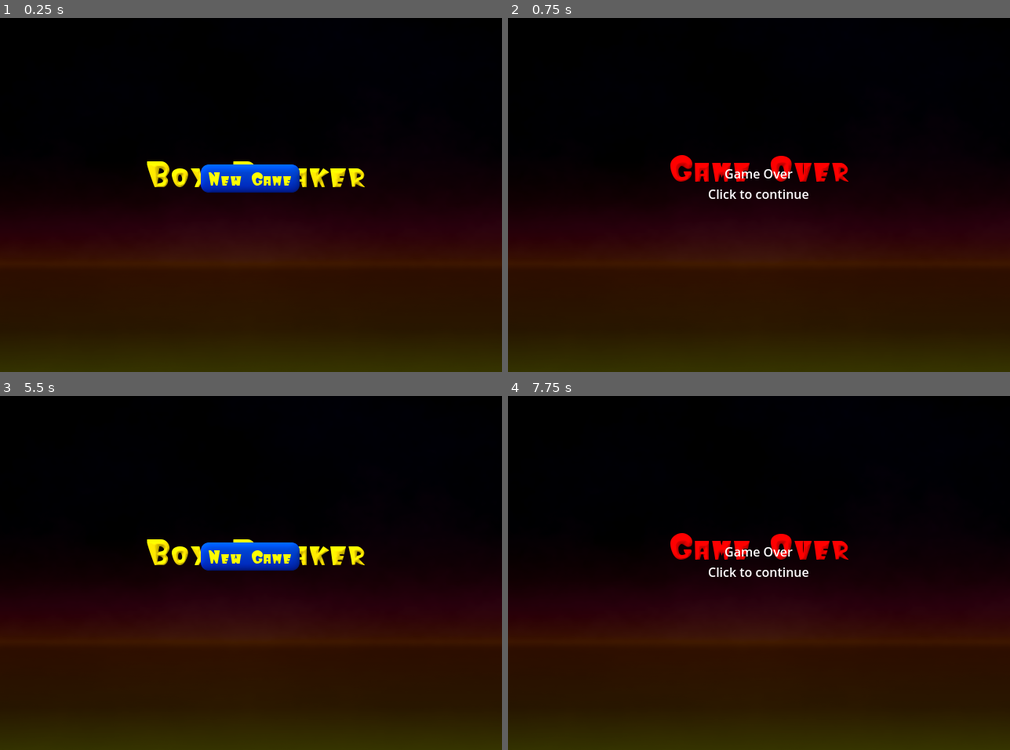
Above: before the commit, frames 1-4 (two rows, left to right).
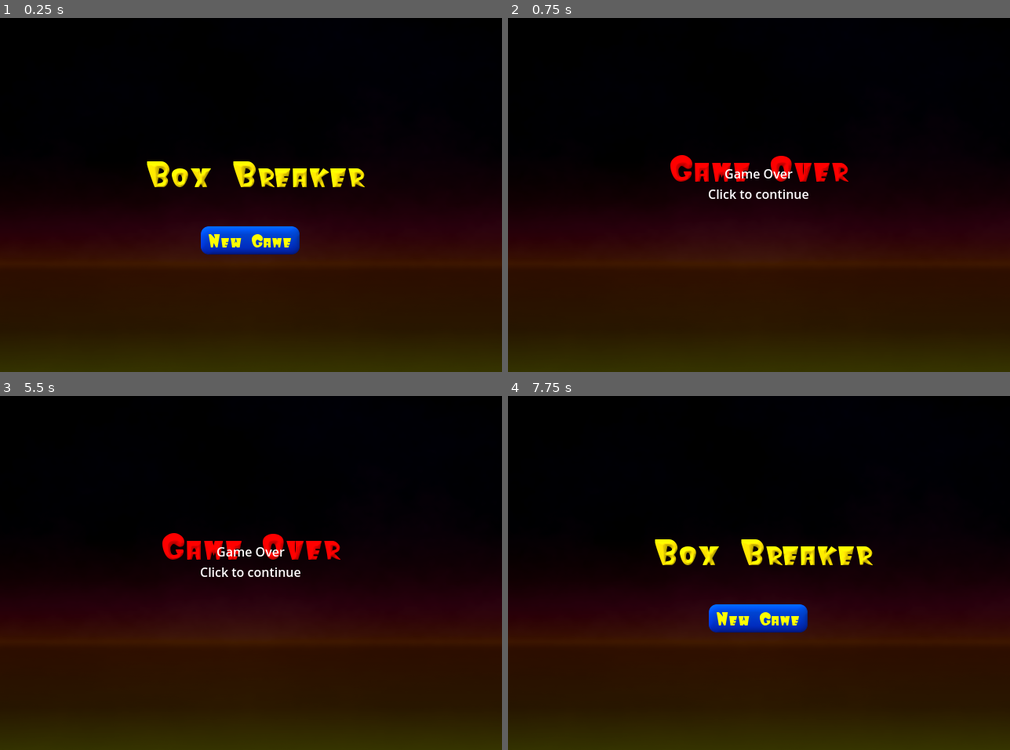
Above: after the commit, the same moments.

Repository: jdfight/BoxBreaker
Game: Godot game, scene res://scenes/main.tscn
Same seed, same stepped clock (60 frames per second), same inputs: the game is played once before the commit and once after it.
Inputs (mouse positions are in pixels of both pictures, inside the frame that each line leads up to; where the layout moved, square brackets give the same spot in the first picture):
- Up to frame 1 (0.25 s): no input
- Up to frame 2 (0.75 s): click (759, 244) [759, 184] at 0.5 s
- Up to frame 3 (5.5 s): tap Enter at 1.25, 2.75, 4.25 s; move the mouse to (361, 544) at 1.27 s; click (361, 544) at 1.42 s; click (251, 622) [251, 562] at 2 s; move the mouse to (150, 580) at 2.77 s; click (150, 580) at 2.92 s; click (251, 622) [251, 562] at 3.5 s; move the mouse to (301, 480) at 4.27 s; click (301, 480) at 4.42 s; tap Space at 5 s; move the mouse to (225, 636) at 5.02 s; click (225, 636) at 5.17 s
- Up to frame 4 (7.75 s): tap Enter at 5.75 s; move the mouse to (909, 619) at 5.77 s; click (909, 619) at 5.92 s; tap Space at 6.5 s; move the mouse to (608, 505) at 6.52 s; click (608, 505) at 6.67 s; move the mouse to (784, 562) at 7.27 s; click (784, 562) at 7.42 s

The runs differ from the first frame. In frame 1, 3.1% of the frame differs, in the area x 40-60%, y 41-67%; in frame 2, nothing differs; in frame 3, 3.2%; in frame 4, 4.2%, in the area x 29-73%, y 38-67%.

Commit message:
Godot tweaks

Diff:
--- a/godot_game/scenes/ball.tscn
+++ b/godot_game/scenes/ball.tscn
@@ -4,7 +4,7 @@
 [ext_resource type="Texture2D" uid="uid://cpbs6y4gvd8vx" path="res://assets/pixmaps/ball.png" id="2_fghij"]
 
 [sub_resource type="PhysicsMaterial" id="PhysicsMaterial_bouncy"]
-friction = 0.0
+friction = 0.25
 bounce = 1.0
 
 [sub_resource type="CircleShape2D" id="CircleShape2D_12345"]
--- a/godot_game/scenes/main.tscn
+++ b/godot_game/scenes/main.tscn
@@ -15,7 +15,7 @@
 size = Vector2(20, 500)
 
 [sub_resource type="RectangleShape2D" id="RectangleShape2D_floor"]
-size = Vector2(660, 20)
+size = Vector2(1280, 133)
 
 [node name="Main" type="Node2D"]
 script = ExtResource("1_f8fgr")
@@ -47,6 +47,27 @@
 collision_mask = 2
 
 [node name="CollisionShape" type="CollisionShape2D" parent="FloorSensor"]
+position = Vector2(-1, 56.5)
+shape = SubResource("RectangleShape2D_floor")
+
+[node name="FloorSensor2" type="Area2D" parent="."]
+position = Vector2(320, 490)
+collision_layer = 2
+collision_mask = 2
+
+[node name="CollisionShape" type="CollisionShape2D" parent="FloorSensor2"]
+position = Vector2(-451, -245)
+rotation = 1.5708
+shape = SubResource("RectangleShape2D_floor")
+
+[node name="FloorSensor3" type="Area2D" parent="."]
+position = Vector2(320, 490)
+collision_layer = 2
+collision_mask = 2
+
+[node name="CollisionShape" type="CollisionShape2D" parent="FloorSensor3"]
+position = Vector2(450, -224)
+rotation = 1.5708
 shape = SubResource("RectangleShape2D_floor")
 
 [node name="LevelCompleteTimer" type="Timer" parent="."]
@@ -80,9 +101,9 @@
 anchor_right = 0.5
 anchor_bottom = 0.5
 offset_left = -64.0
-offset_top = -25.0
+offset_top = 54.0
 offset_right = 64.0
-offset_bottom = 25.0
+offset_bottom = 104.0
 grow_horizontal = 2
 grow_vertical = 2
 texture_normal = ExtResource("3_g7wsc")
@@ -94,10 +115,10 @@
 anchor_top = 0.5
 anchor_right = 0.5
 anchor_bottom = 0.5
-offset_left = -64.0
-offset_top = 35.0
-offset_right = 64.0
-offset_bottom = 85.0
+offset_left = -67.0
+offset_top = 119.0
+offset_right = 61.0
+offset_bottom = 169.0
 grow_horizontal = 2
 grow_vertical = 2
 texture_normal = ExtResource("4_58h1v")
@@ -218,5 +239,7 @@
 vertical_alignment = 1
 
 [connection signal="body_entered" from="FloorSensor" to="." method="_on_floor_sensor_body_entered"]
+[connection signal="body_entered" from="FloorSensor2" to="." method="_on_floor_sensor_body_entered"]
+[connection signal="body_entered" from="FloorSensor3" to="." method="_on_floor_sensor_body_entered"]
 [connection signal="pressed" from="UI/StartMenu/NewGameButton" to="." method="_on_new_game_button_pressed"]
 [connection signal="pressed" from="UI/StartMenu/ContinueButton" to="." method="_on_continue_button_pressed"]
--- a/godot_game/scenes/paddle.tscn
+++ b/godot_game/scenes/paddle.tscn
@@ -8,7 +8,6 @@
 
 [node name="Paddle" type="CharacterBody2D"]
 collision_layer = 4
-collision_mask = 1
 script = ExtResource("1_abcde")
 
 [node name="Sprite" type="Sprite2D" parent="."]
--- a/godot_game/scripts/ball.gd
+++ b/godot_game/scripts/ball.gd
@@ -2,8 +2,8 @@
 
 enum BallState { ON_PADDLE, MOVING }
 
-const MIN_SPEED = 200
-const MAX_SPEED = 400
+const MIN_SPEED = 300
+const MAX_SPEED = 500
 
 var state: BallState = BallState.ON_PADDLE
 var is_bomb: bool = false
@@ -31,7 +31,7 @@
 
 func _physics_process(delta):
 	if state == BallState.ON_PADDLE:
-		position = paddle.position + Vector2(0, -25)
+		position = paddle.position + Vector2(0, -16)
 	elif state == BallState.MOVING:
 		# Clamp speed
 		if linear_velocity.length() > MAX_SPEED:
@@ -43,7 +43,7 @@
 	if state == BallState.ON_PADDLE:
 		freeze = false
 		state = BallState.MOVING
-		var launch_direction = Vector2(randf_range(-1, 1), -1).normalized()
+		var launch_direction = Vector2(randf_range(-1, 1), -1.25).normalized()
 		linear_velocity = launch_direction * MIN_SPEED
 		# Apply a bit of angular impulse to make it more interesting
 		apply_central_impulse(launch_direction * 10)
@@ -64,7 +64,7 @@
 	set_as_bomb(false)
 
 func explode(hit_brick):
-	var explosion_radius = 100
+	var explosion_radius = 64
 	var bricks_in_radius = []
 	for brick in get_tree().get_nodes_in_group("bricks"):
 		if brick.global_position.distance_to(hit_brick.global_position) < explosion_radius:
--- a/godot_game/scripts/main.gd
+++ b/godot_game/scripts/main.gd
@@ -141,7 +141,7 @@
 	var screen_width = get_viewport_rect().size.x
 	var num_columns = map_data[0].size()
 	var total_grid_width = (num_columns * brick_size.x) + ((num_columns - 1) * 2)
-	var start_x = (screen_width - total_grid_width) / 2
+	var start_x = ((screen_width - total_grid_width) / 2) + (brick_size.x / 2)
 
 	for y in range(map_data.size()):
 		for x in range(map_data[y].size()):
@@ -160,7 +160,7 @@
 	add_child(new_ball)
 	new_ball.reset_ball()
 	if is_instance_valid($Paddle):
-		new_ball.position = $Paddle.position + Vector2(0, -25)
+		new_ball.position = $Paddle.position + Vector2(0, -16)
 	balls.append(new_ball)
 	if launch_now:
 		new_ball.launch()
@@ -195,11 +195,11 @@
 			for ball in balls:
 				ball.set_as_bomb(true)
 		"gold":
-			score += 500
+			score += 300
 		"shot":
 			ammo = 20
 		"ballMulti":
-			for i in range(4):
+			for i in range(10):
 				create_new_ball(true)
 		"life":
 			lives += 1
@@ -211,7 +211,9 @@
 func _on_floor_sensor_body_entered(body):
 	print("Floor sensor entered by: ", body.name)
 	if body is RigidBody2D: # It's a ball
+		print("Balls before erase: ", balls)
 		balls.erase(body)
+		print("Balls after erase: ", balls)
 		body.queue_free()
 
 		if balls.is_empty():
@@ -221,6 +223,7 @@
 			if lives <= 0:
 				change_state(GameState.GAME_OVER)
 			else:
+				print("Creating new ball")
 				call_deferred("create_new_ball")
 
 func save_progress(level):
